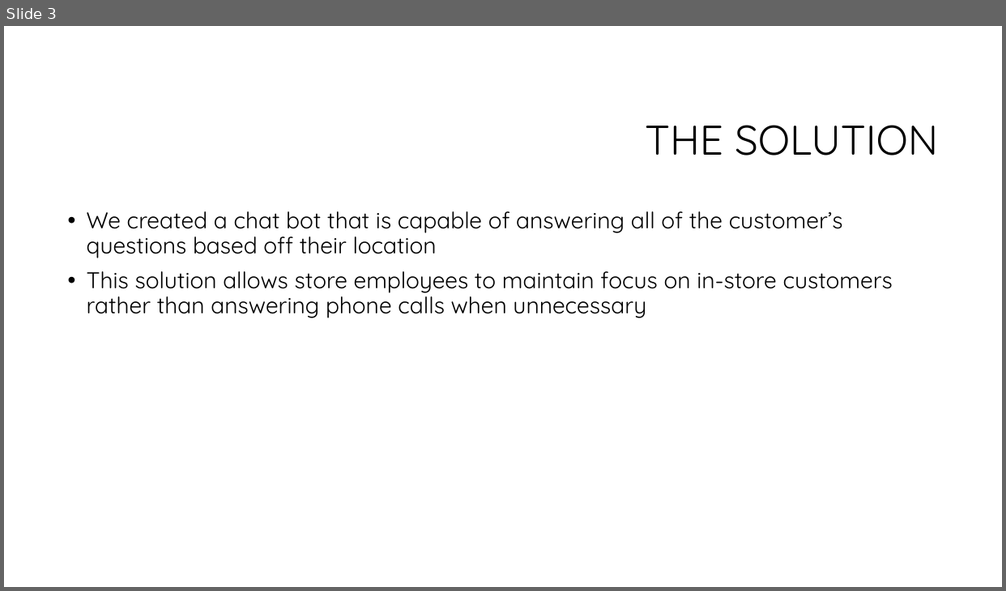
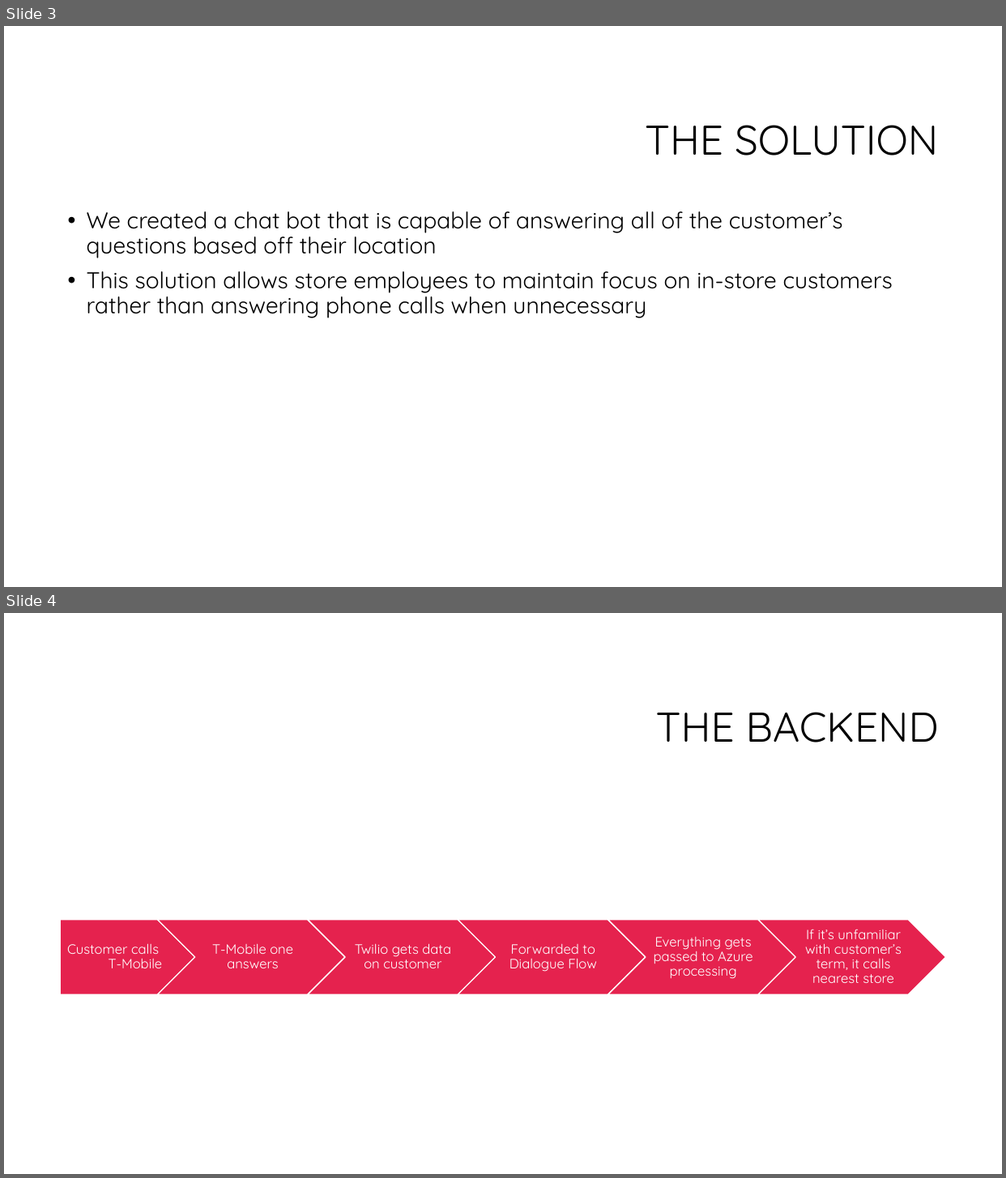
Before and after one commit to theriley106/Mobey, a slide deck: T-Mobile one.pptx. Shown one above the other, each under a label of ours: slide 3 before the commit, slides 3 and 4 after it. The pictures are 1006x591 and 1006x1178 pixels, drawn with LibreOffice and Linux fonts; fonts in the diff are those of the drawing; background and template pictures are left out. Boxes give left, top, right and bottom in pixels: in the first picture for what was removed or moved away, otherwise in the second. Text is boxed around its words. In the diff, an @@ line names an element or a change of style, - is before the commit and + after.

Commit message:
pptx data

```diff
--- a/T-Mobile one.pptx
+++ b/T-Mobile one.pptx
@@ slide 4 added at box(4, 613, 1002, 1174), background #FFFFFF @@
@@ title added at box(656, 712, 939, 743), 40 pt, text #000000 @@
+THE BACKEND
@@ group added at box(60, 920, 946, 995): 6 texts, 5 chevrons, 1 pentagon arrow @@
+Customer calls T-Mobile
+T-Mobile one answers
+Twilio gets data on customer
+Forwarded to Dialogue Flow
+Everything gets passed to Azure processing
+If it’s unfamiliar with customer’s term, it calls nearest store
```
Also in this commit, not shown: 3 other slides added.
